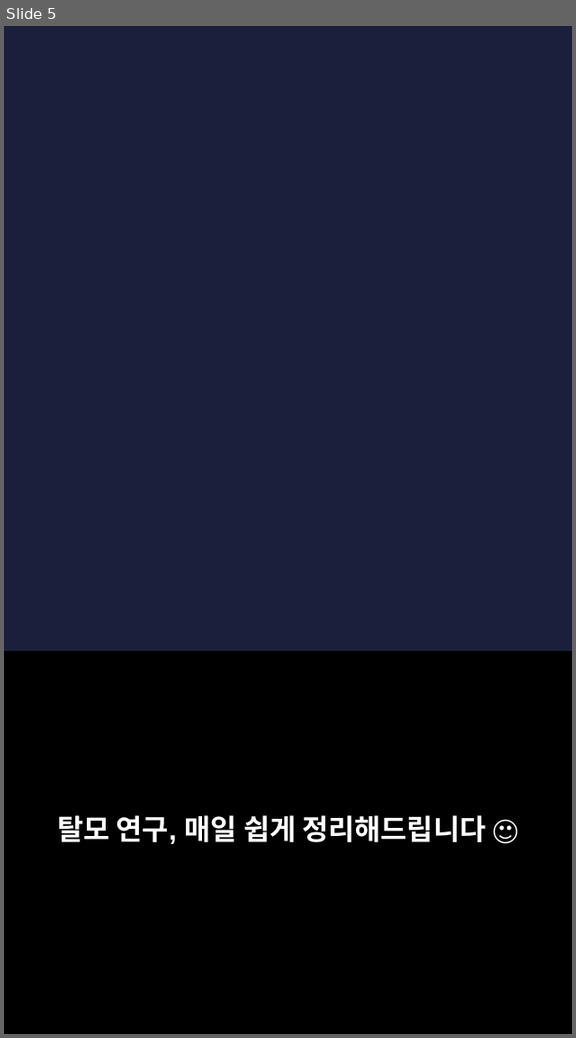
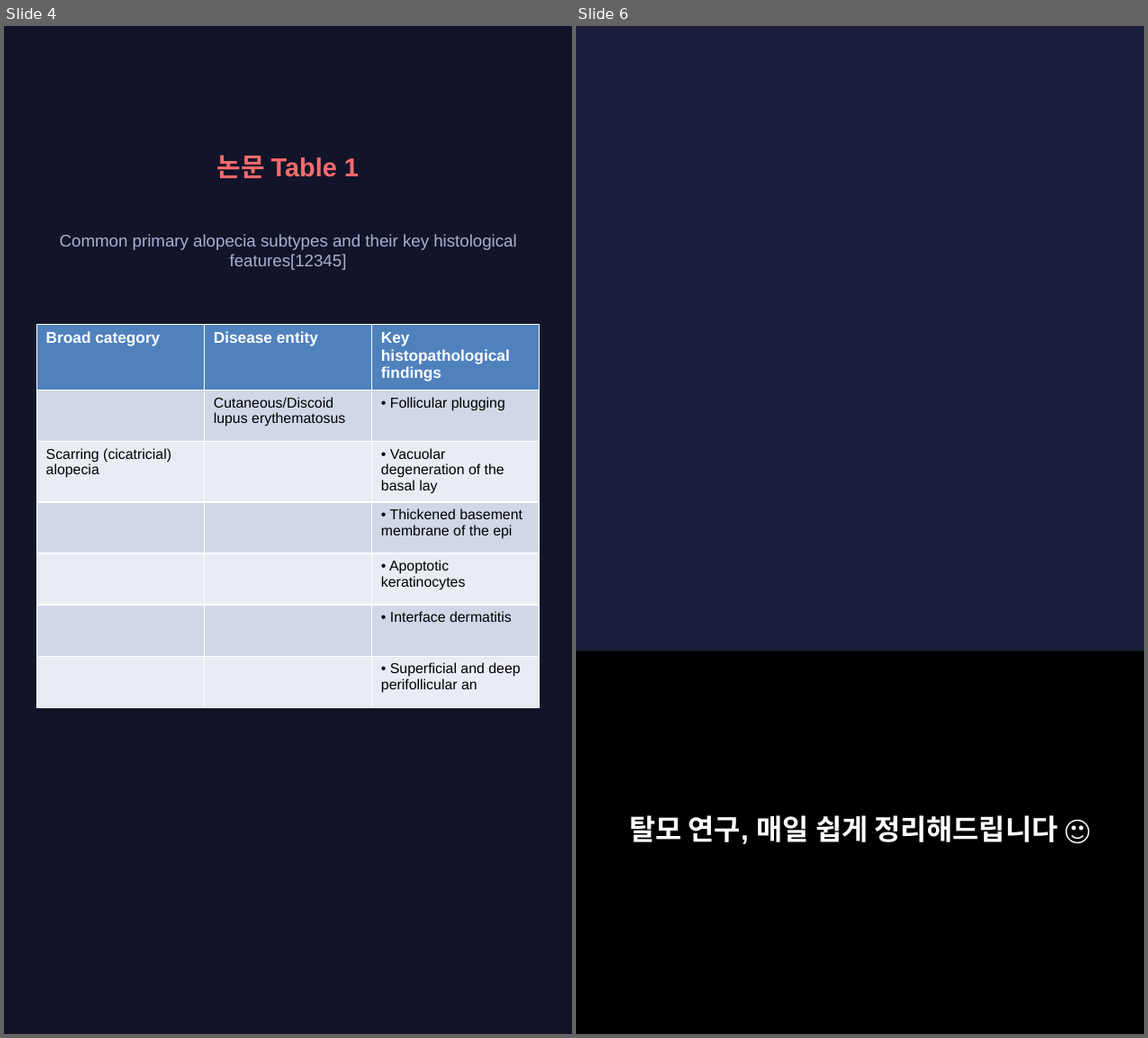
Before and after one commit to hyokang2010-BJ-ANTH/product-builder-test, a slide deck: data/2026-09-11/slides.pptx. Shown side by side, each under a label of ours: slide 5 before the commit, slides 4 and 6 after it; the slides between them are not shown. The pictures are 576x1038 and 1148x1038 pixels, drawn with LibreOffice and Linux fonts; fonts in the diff are those of the drawing; background and template pictures are left out. Boxes give left, top, right and bottom in pixels: in the first picture for what was removed or moved away, otherwise in the second. Text is boxed around its words. In the diff, an @@ line names an element or a change of style, - is before the commit and + after.

```diff
--- a/data/2026-09-11/slides.pptx
+++ b/data/2026-09-11/slides.pptx
@@ slide 4 added at (4,26,572,1034), background #12142A @@
@@ text added at (217,155,359,178), 20 pt, text #FF6B6B, bold @@
+논문 Table 1
@@ text added at (60,234,516,270), 13 pt, text #AAAFCD @@
+Common primary alopecia subtypes and their key histological features[12345]
@@ table added at (36,325,539,696), 7 rows, 3 columns @@
+Broad category | Disease entity | Key histopathological findings
+ | Cutaneous/Discoid lupus erythematosus | • Follicular plugging
+Scarring (cicatricial) alopecia |  | • Vacuolar degeneration of the basal lay
+ |  | • Thickened basement membrane of the epi
+ |  | • Apoptotic keratinocytes
+ |  | • Interface dermatitis
+ |  | • Superficial and deep perifollicular an
@@ what was slide 5 is now slide 6 @@
```
Also in this commit, not shown: 2 slides changed, 3 other slides added, 3 slides removed, 25 other files.
